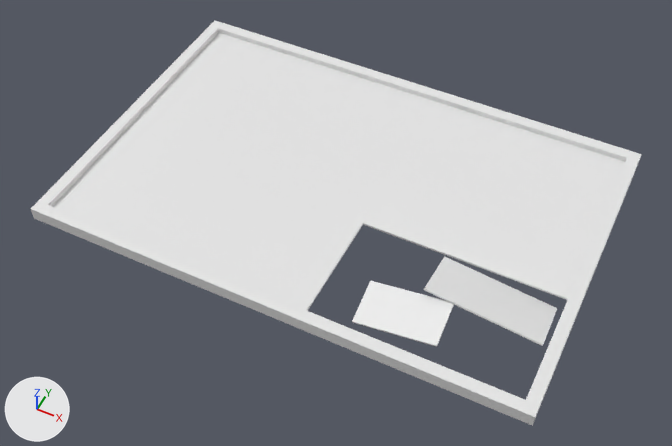
One commit to the FBX model Assets/1.TeamWorkspace/Team Assets/Models/SM_WindowScreenTorn/SM_WindowScreenTorn.fbx: the scene before it, then after it.
The view is the same before and after, from a 50 mm camera at (0.834, -1.222, 1.974) aimed at (0.018, 0.409, -0.066). Every picture has the same lights, and +X, +Y and +Z are marked at lower left. The first picture is the older version. Vertices at exactly the same position are counted once.

Names of what the first picture shows: 'SM_WindowScreenTorn'.
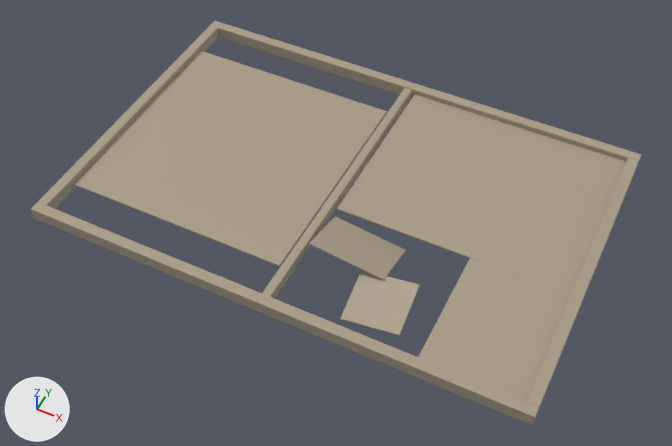
What differs and where, as boxes (x1, y1, x2, y2) in the pictures (672 x 446 px):
'SM_WindowScreenTorn', reshaped
    before: (31, 20, 641, 426)
    after: (31, 21, 641, 425)
part 1 of me_sm_windowscreentorn, rebuilt (42% narrower, 15% taller)
    before: (122, 33, 625, 300)
    after: (337, 94, 626, 402)
part 2 of me_sm_windowscreentorn, rebuilt (21% narrower)
    before: (352, 281, 454, 347)
    after: (340, 270, 420, 336)
part 3 of me_sm_windowscreentorn, added
    after: (262, 88, 412, 299)
part 4 of me_sm_windowscreentorn, added (beige)
    after: (73, 50, 387, 266)
part 5 of me_sm_windowscreentorn, added (beige)
    after: (309, 216, 406, 280)
part 6 of me_sm_windowscreentorn, deleted
    before: (424, 256, 557, 346)
part 7 of me_sm_windowscreentorn, cut back
    before: (31, 20, 641, 423)
    after: (31, 21, 641, 425)
part 8 of me_sm_windowscreentorn, recoloured
    both: (31, 210, 535, 425)

The change, as a list of edits to the scene's bpy script:
```text
Add mat_m_windowscreen:
    mat_m_windowscreen = principled_material('M_WindowScreen')
    mat_m_windowscreen.base_color = (0.4, 0.33, 0.24)  # beige #aa9b86
    mat_m_windowscreen.roughness = 0.6
Change me_sm_windowscreentorn:
    used by ob_sm_windowscreentorn; location = (0.0, 0.0, 0.0)
    remove me_sm_windowscreentorn.from_pydata(...)  # 56 vertices, 48 faces; spans x -0.75..0.75, y 0.0..1.0, z -0.04..0.06
    remove me_sm_windowscreentorn.materials.append(mat_m_module3placeholder)  # white #e7e7e7
    add me_sm_windowscreentorn.from_pydata(...)  # 230 vertices, 260 faces; spans x -0.75..0.75, y 0.0..1.0, z -0.04..0.07
    me_sm_windowscreentorn part 1: the loose piece of 8 vertices spanning x -0.71..0.71, y 0.39..0.96, z 0.0 is rebuilt with 46 vertices and now spans x 0.02..0.73, y 0.03..0.97, z 0.0, in mat_m_windowscreen (beige #aa9b86)
    me_sm_windowscreentorn part 2: the loose piece of 8 vertices spanning x 0.22..0.46, y 0.09..0.21, z -0.03..0.05 is rebuilt with 24 vertices and now spans x 0.19..0.36, y 0.08..0.22, z -0.03..0.05, in mat_m_windowscreen (beige #aa9b86)
    me_sm_windowscreentorn part 3: a new loose piece of 24 vertices spanning x -0.01..0.01, y 0.03..0.97, z -0.02..0.02, in mat_m_windowscreen (beige #aa9b86)
    me_sm_windowscreentorn part 4: a new loose piece of 24 vertices spanning x -0.73..-0.02, y 0.15..0.85, z 0.0, in mat_m_windowscreen (beige #aa9b86)
    me_sm_windowscreentorn part 5: a new loose piece of 24 vertices spanning x 0.03..0.26, y 0.21..0.38, z -0.04..0.07, in mat_m_windowscreen (beige #aa9b86)
    me_sm_windowscreentorn part 6: the loose piece of 8 vertices spanning x 0.37..0.7, y 0.2..0.37, z -0.04..0.06 is deleted
    me_sm_windowscreentorn part 7
    24 vertices are removed from x -0.75..0.75, y 0.04..0.96, z -0.02..0.02
    29 faces are deleted
    80 vertices are added at x -0.75..0.75, y 0.0..1.0, z -0.02..0.02
    103 new faces join them
    me_sm_windowscreentorn part 8: 1 face spanning x -0.75..0.75, y 0.0, z -0.02..0.02 switches from mat_m_module3placeholder (white #e7e7e7) to mat_m_windowscreen (beige #aa9b86)
    add me_sm_windowscreentorn.materials.append(mat_m_windowscreen)  # beige #aa9b86
```
